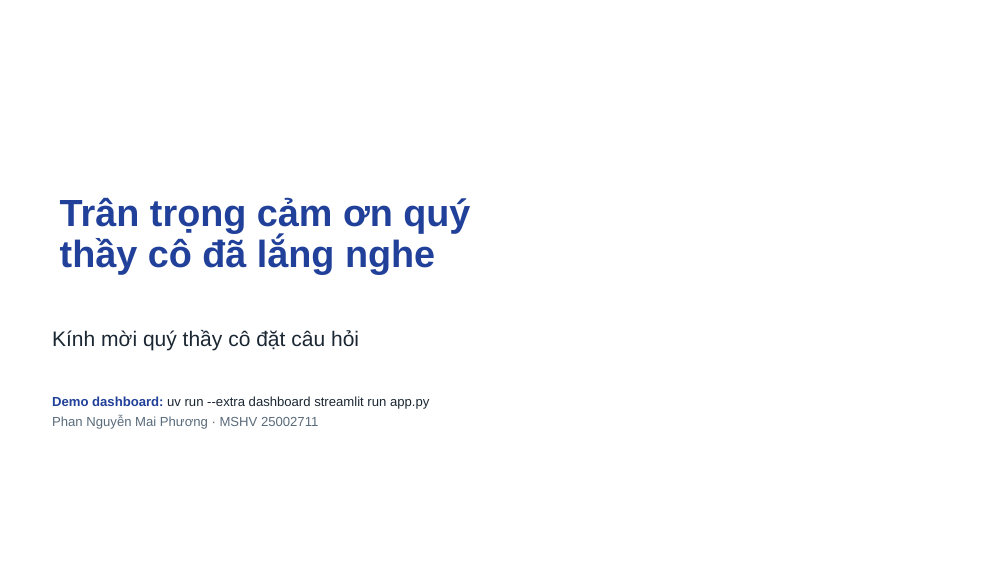
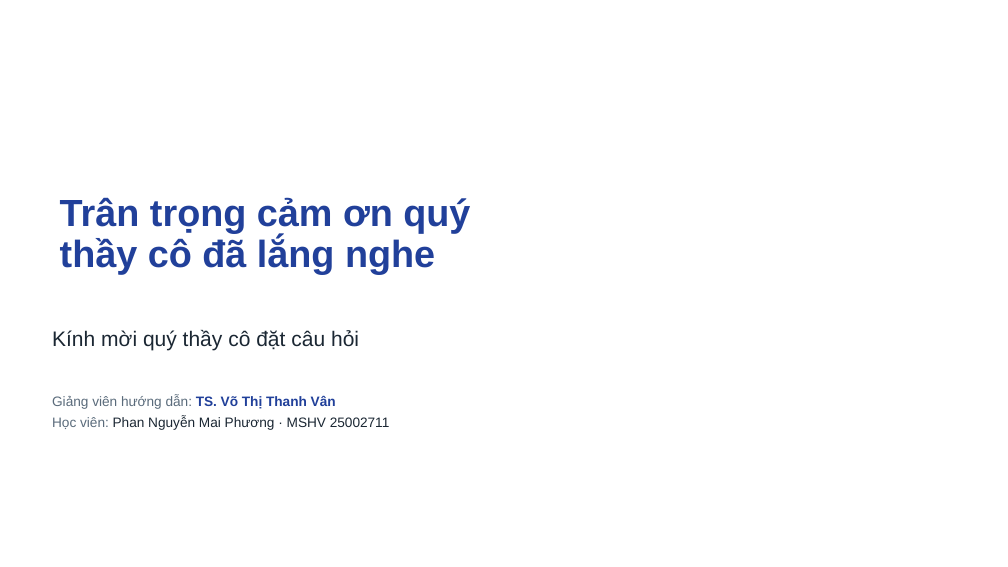
Before and after one commit to ti014/tinasa-cmapss-rul-prediction, a slide deck: slide 20 of slides/cmapss_fd001_presentation.pptx (slide 14 before the commit). Drawn at 1008x567 pixels with LibreOffice and Linux fonts; fonts in the diff are those of the drawing; background and template pictures are left out. Boxes give left, top, right and bottom in pixels: in the first picture for what was removed or moved away, otherwise in the second. Text is boxed around its words. In the diff, an @@ line names an element or a change of style, - is before the commit and + after.

```diff
--- a/slides/cmapss_fd001_presentation.pptx
+++ b/slides/cmapss_fd001_presentation.pptx
@@ text at <box>52,395,390,430</box>: text changed; size 12.5 to 13 pt @@
-Demo dashboard: uv run --extra dashboard streamlit run app.py
-Phan Nguyễn Mai Phương · MSHV 25002711
+Giảng viên hướng dẫn: TS. Võ Thị Thanh Vân
+Học viên: Phan Nguyễn Mai Phương · MSHV 25002711
```
Also in this commit, not shown: 1 other slide changed, 18 slides added, 18 slides removed, 41 other files.
